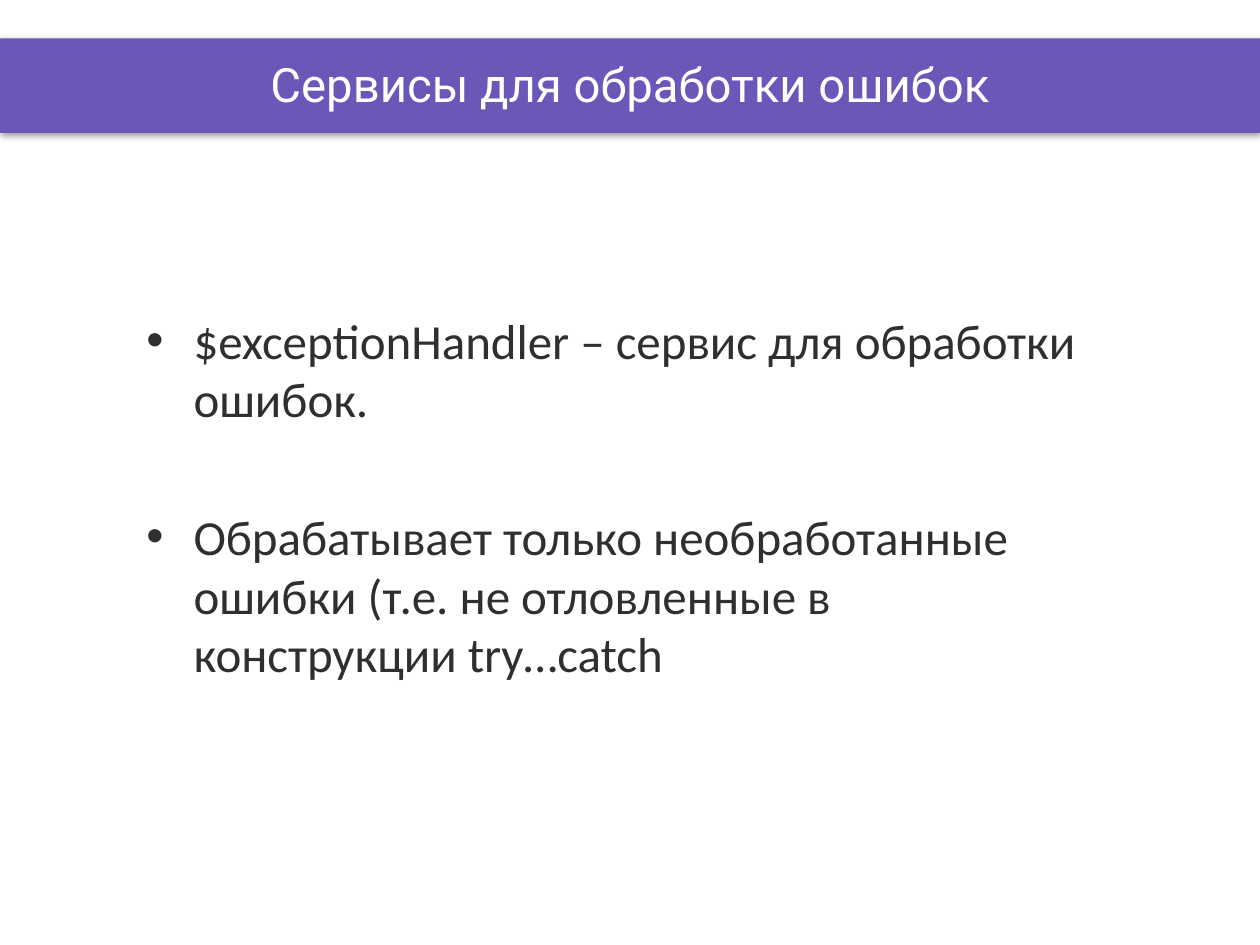
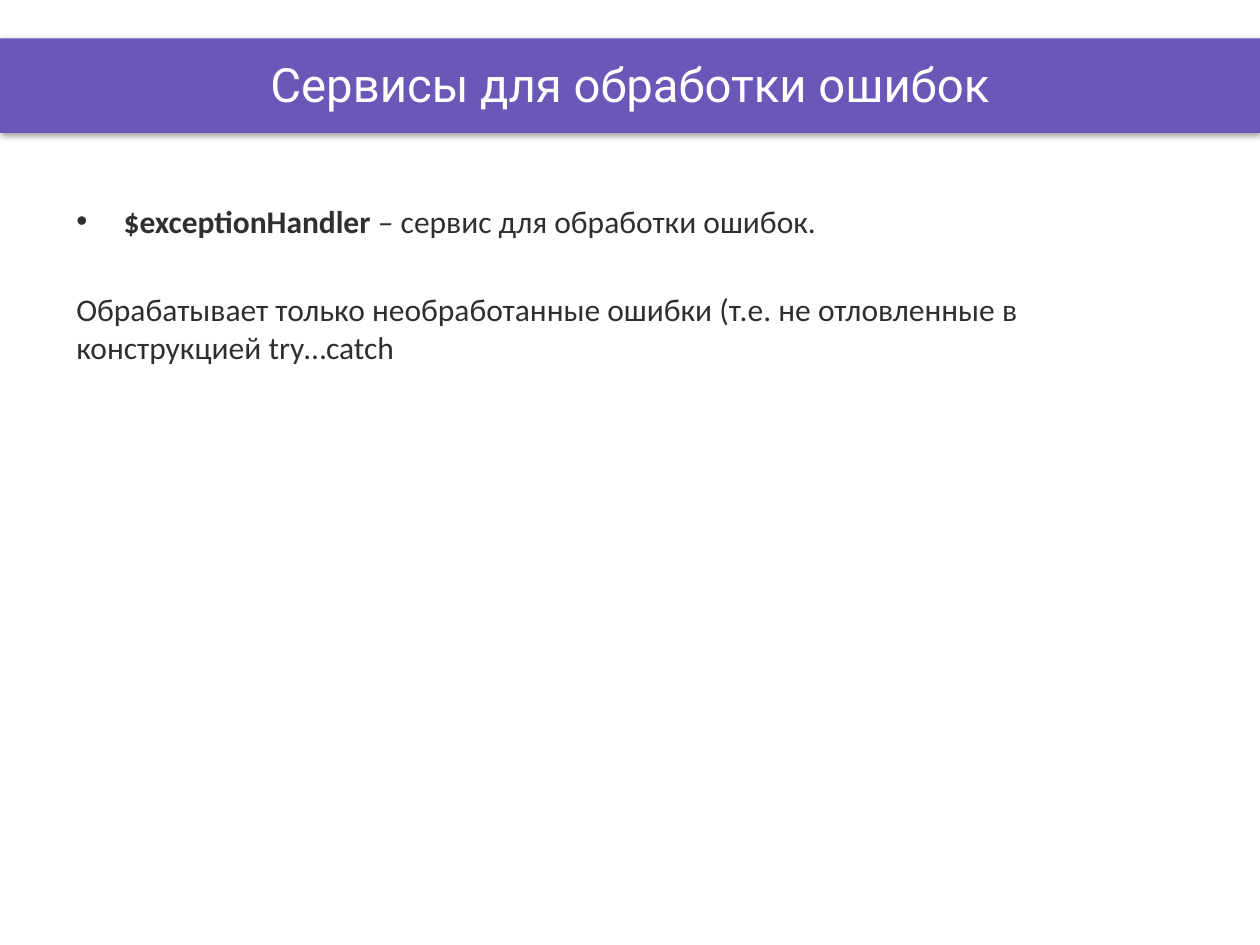
Before and after one commit to DinamickaDevelopment/ignite, a slide deck: slide 4 of AngularJS/lesson_15/Presentation/services_2.pptx. Drawn at 1260x945 pixels with LibreOffice and Linux fonts; fonts in the diff are those of the drawing; background and template pictures are left out. Boxes give left, top, right and bottom in pixels: in the first picture for what was removed or moved away, otherwise in the second. Text is boxed around its words. In the diff, an @@ line names an element or a change of style, - is before the commit and + after.

```diff
--- a/AngularJS/lesson_15/Presentation/services_2.pptx
+++ b/AngularJS/lesson_15/Presentation/services_2.pptx
@@ text "$exceptionHandler – сервис для обработки ..." moved from (x1=194, y1=325, x2=1076, y2=680) to (x1=76, y1=211, x2=1017, y2=364) @@
@@ text at (x1=124, y1=211, x2=815, y2=238): size 28 to 18 pt in "$exceptionHandler – сервис для обработки ошибок."; bold on in "$exceptionHandler"; less space between paragraphs @@
@@ text at (x1=76, y1=298, x2=1017, y2=364): text changed; size 28 to 18 pt @@
-• Обрабатывает только необработанные ошибки (т.е. не отловленные в конструкции try…catch
+Обрабатывает только необработанные ошибки (т.е. не отловленные в конструкцией try…catch
```
Also in this commit, not shown: 4 other slides changed, 17 other files.
